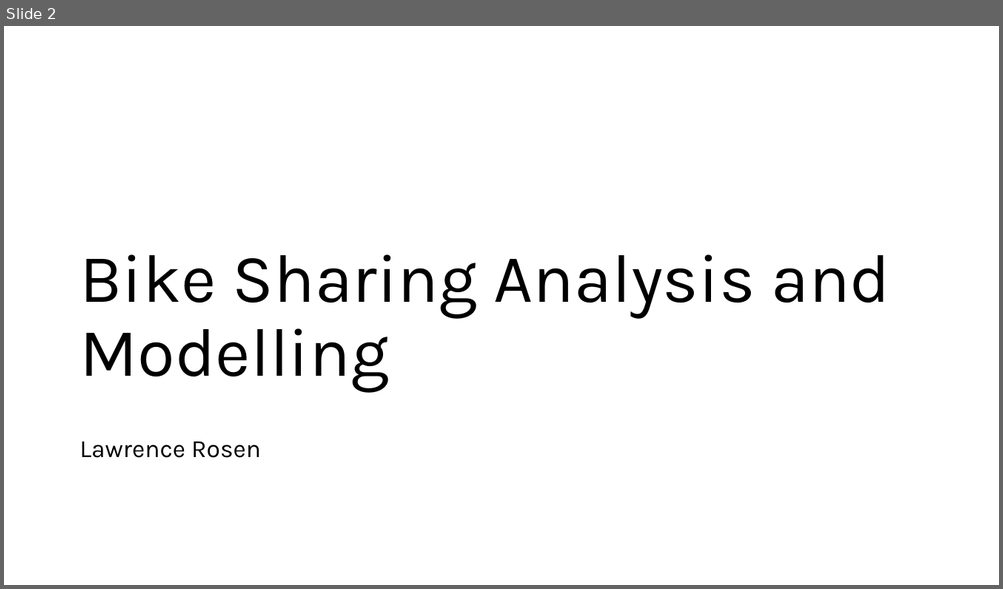
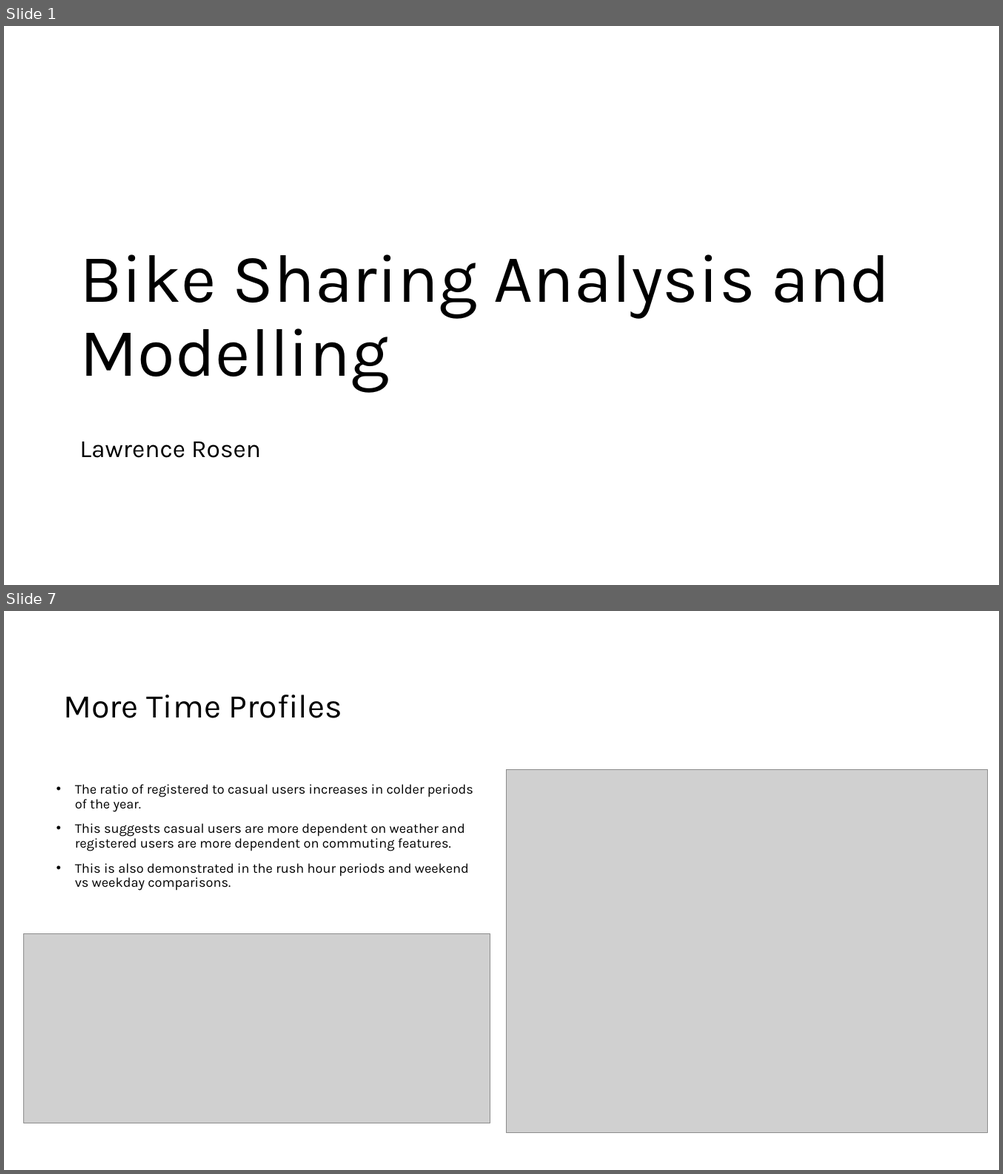
Before and after one commit to lrcode97/bike_demand_2025, a slide deck: presentation.pptx. Shown one above the other, each under a label of ours: slide 2 before the commit, slides 1 and 7 after it; the slides between them are not shown. The pictures are 1003x589 and 1003x1174 pixels, drawn with LibreOffice and Linux fonts; fonts in the diff are those of the drawing; grey boxes stand for pictures. Boxes give left, top, right and bottom in pixels: in the first picture for what was removed or moved away, otherwise in the second. Text is boxed around its words. In the diff, an @@ line names an element or a change of style, - is before the commit and + after.

```diff
--- a/presentation.pptx
+++ b/presentation.pptx
@@ slide 7 added at (4,611,999,1170), background #FFFFFF @@
@@ title added at (63,695,342,718), 32 pt, text #000000 @@
+More Time Profiles
@@ text added at (75,784,473,891), 13 pt, text #000000 @@
+• The ratio of registered to casual users increases in colder periods of the year.
+• This suggests casual users are more dependent on weather and registered users are more dependent on commuting features.
+• This is also demonstrated in the rush hour periods and weekend vs weekday comparisons.
@@ picture added at (506,769,988,1133) @@
@@ picture added at (24,934,490,1124) @@
@@ what was slide 2 is now slide 1 @@
```
Also in this commit, not shown: 6 slides changed, 7 other slides added, 9 slides removed, 12 other files.
